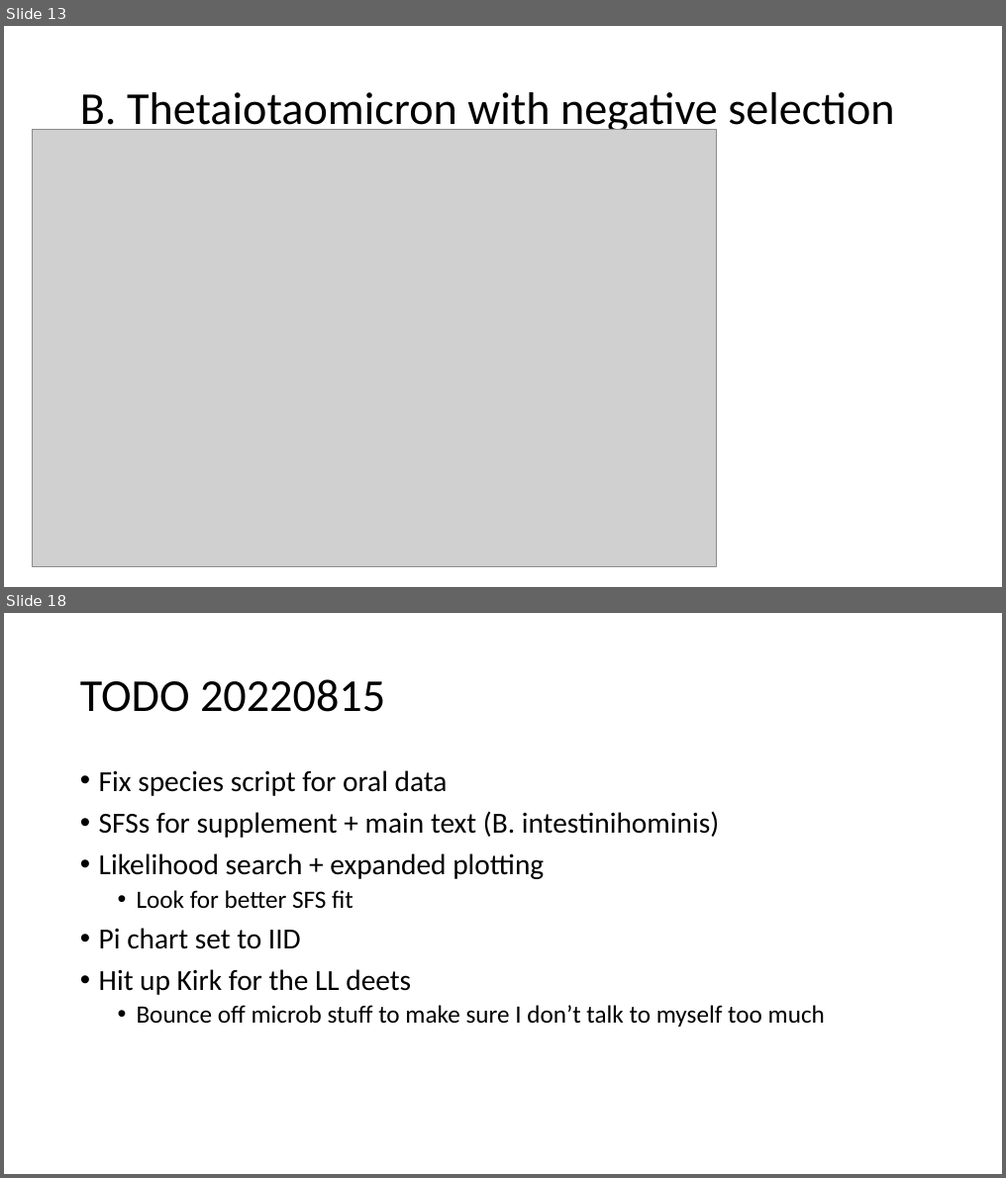
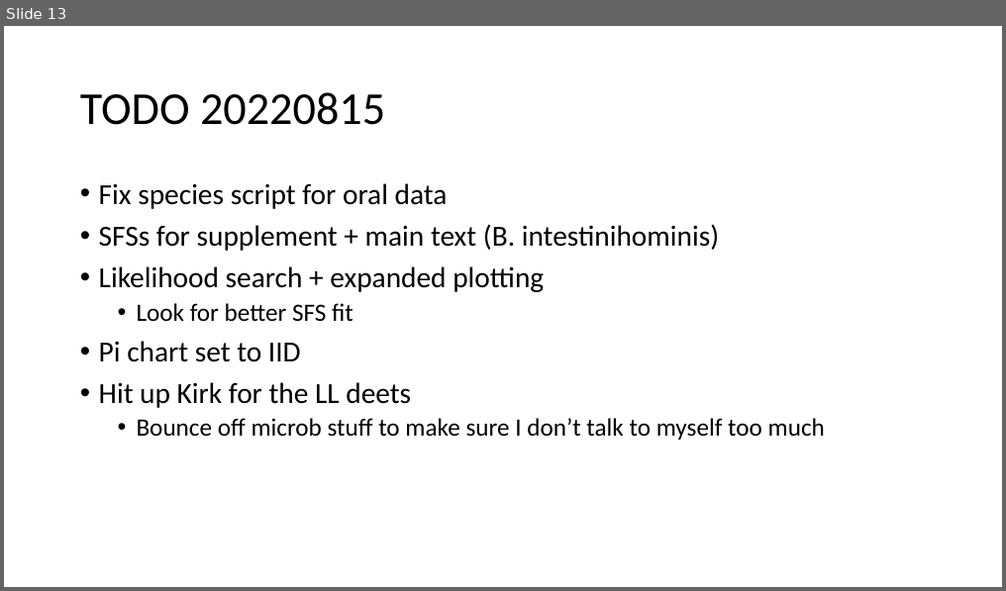
Before and after one commit to jon-mah/demo_for_ccgb, a slide deck: Summary/20220822_microbiome_demographic_slides.pptx. Shown one above the other, each under a label of ours: slides 13 and 18 before the commit, slide 13 after it; the slides between them are not shown. The pictures are 1006x1178 and 1006x591 pixels, drawn with LibreOffice and Linux fonts; fonts in the diff are those of the drawing; grey boxes stand for pictures. Boxes give left, top, right and bottom in pixels: in the first picture for what was removed or moved away, otherwise in the second. Text is boxed around its words. In the diff, an @@ line names an element or a change of style, - is before the commit and + after.

```diff
--- a/Summary/20220822_microbiome_demographic_slides.pptx
+++ b/Summary/20220822_microbiome_demographic_slides.pptx
@@ slide 13 removed at (4, 26, 1002, 587), background #FFFFFF @@
@@ title removed at (80, 92, 894, 136) @@
-B. Thetaiotaomicron with negative selection
@@ picture removed at (32, 129, 717, 568) @@
@@ what was slide 18 is now slide 13 @@
```
Also in this commit, not shown: 5 slides changed, 2 slides added, 6 other slides removed, 4 other files.
